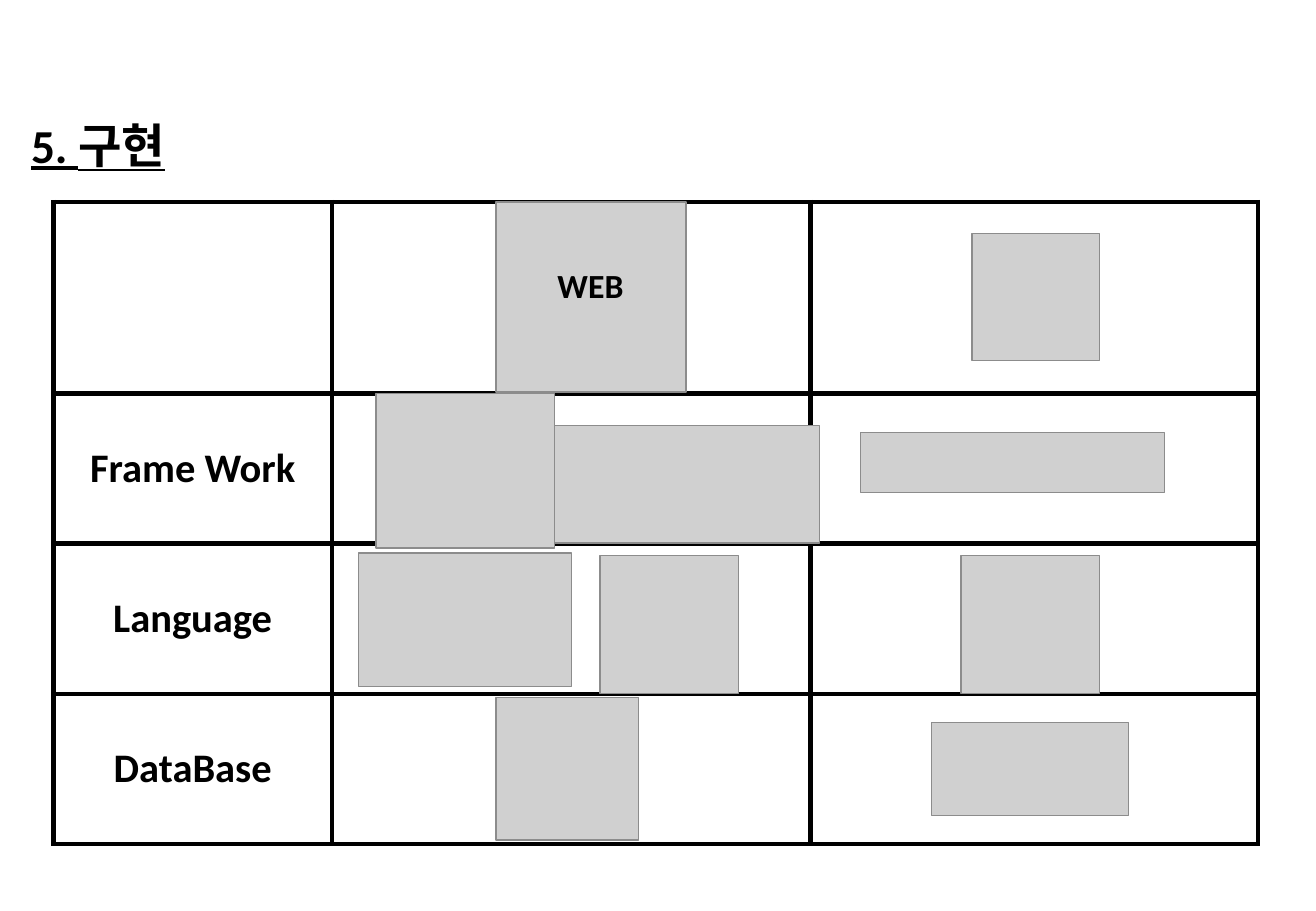
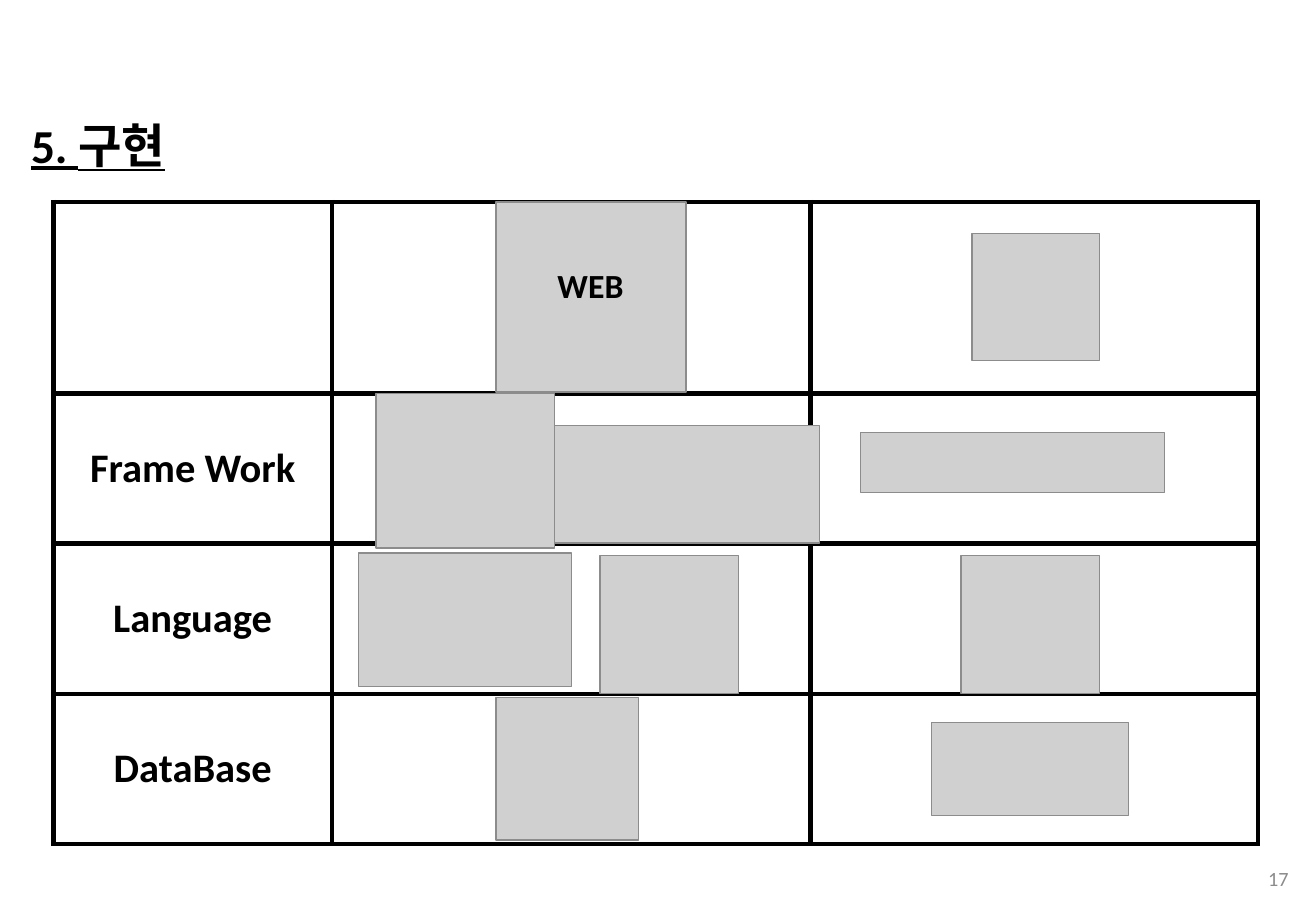
Before and after one commit to 201324549/BeaconProject, a slide deck: slide 17 of ShuttleBusFinalPresentation(v1.1)_ing.pptx (slide 15 before the commit). Drawn at 1316x911 pixels with LibreOffice and Linux fonts; fonts in the diff are those of the drawing; grey boxes stand for pictures; background and template pictures are left out. Boxes give left, top, right and bottom in pixels: in the first picture for what was removed or moved away, otherwise in the second. Text is boxed around its words. In the diff, an @@ line names an element or a change of style, - is before the commit and + after.

```diff
--- a/ShuttleBusFinalPresentation(v1.1)_ing.pptx
+++ b/ShuttleBusFinalPresentation(v1.1)_ing.pptx
@@ page number added at [1268,873,1288,886], 12 pt, text #8C8C8C @@
+17
```
Also in this commit, not shown: 20 other slides changed, 4 slides added, 1 slide removed.
